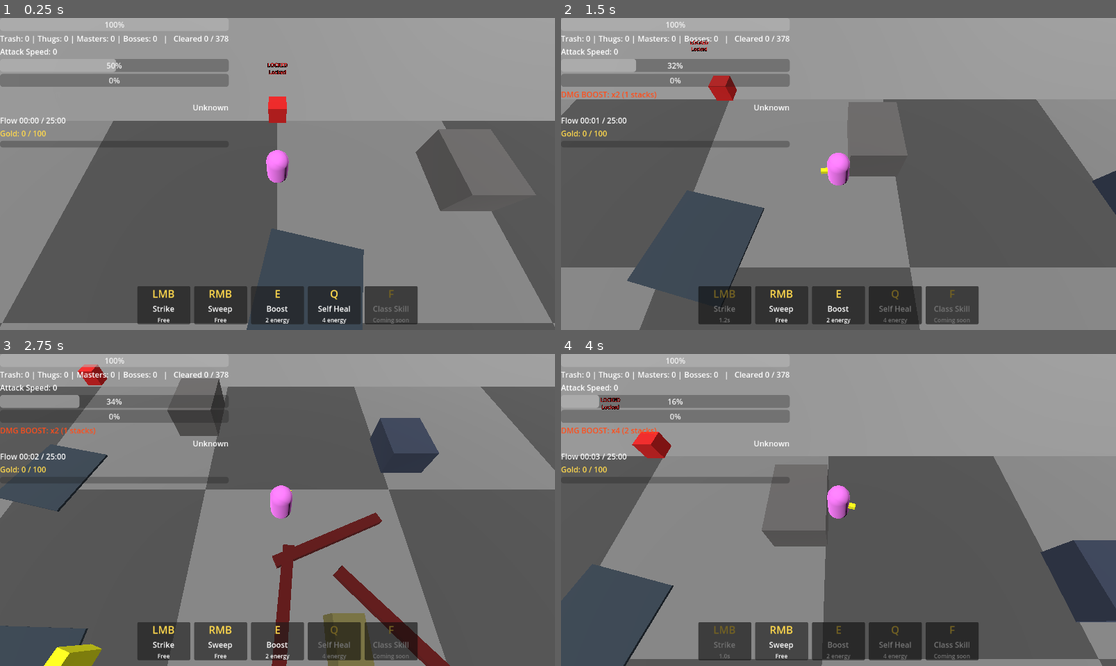
Above: before the commit, frames 1-4 (two rows, left to right).
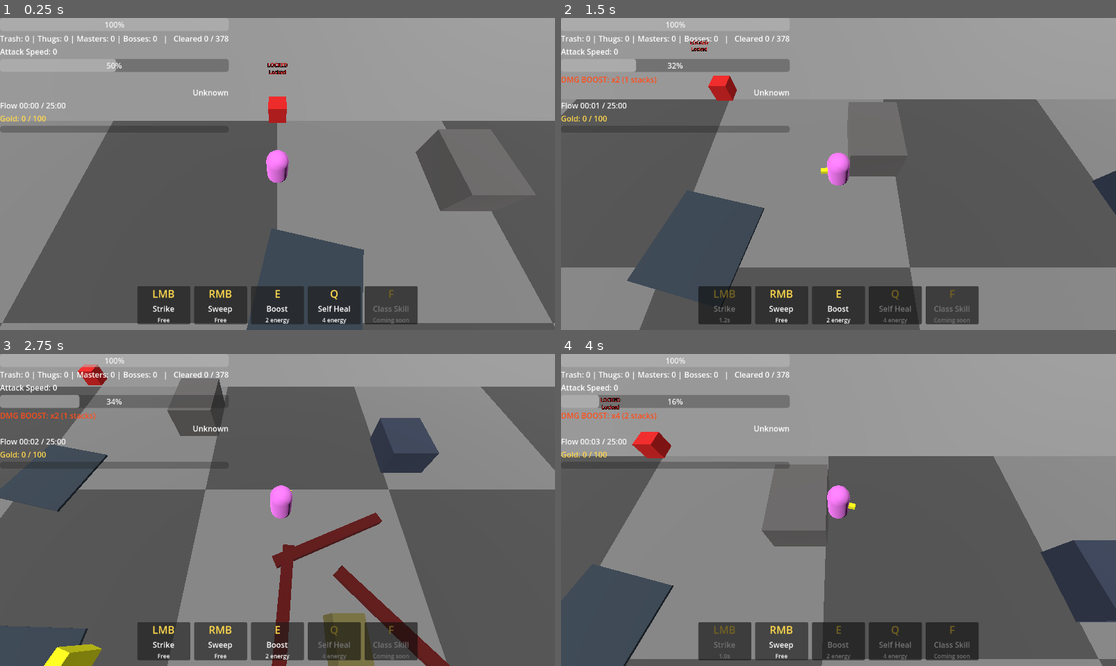
Above: after the commit, the same moments.

Repository: Zietgeist/Exultation
Game: Godot game, scene res://ZoneBase.tscn
Two runs of this game, one before a commit and one after it. Both use one fixed random seed, a clock stepped at 60 frames per second and the inputs below. This scene is started directly instead of the project's main scene.
Inputs (mouse positions are in pixels of both pictures, inside the frame that each line leads up to):
- Up to frame 1 (0.25 s): no input
- Up to frame 2 (1.5 s): tap Enter at 0.5 s; move the mouse to (960, 158) at 0.52 s; hold Right (ui_right) 0.53-1.28 s; tap E at 0.6 s; click (960, 158) at 0.67 s; move the mouse to (727, 189) at 1.27 s; hold Down (ui_down) from 1.28 s (still down); tap Q at 1.35 s; click (727, 189) at 1.42 s
- Up to frame 3 (2.75 s): move the mouse to (333, 441) at 2.02 s; release Down (ui_down) at 2.03 s; hold Right (ui_right) from 2.03 s (still down); tap F at 2.1 s; click (333, 441) at 2.17 s
- Up to frame 4 (4 s): move the mouse to (810, 572) at 2.77 s; release Right (ui_right) at 2.78 s; hold Up (ui_up) 2.78-3.53 s; tap E at 2.85 s; click (810, 572) at 2.92 s; move the mouse to (1005, 556) at 3.52 s; hold Left (ui_left) from 3.53 s (still down); tap Q at 3.6 s; click (1005, 556) at 3.67 s

The runs differ from the first frame. In frame 1, 2.9% of the frame differs, in the area x 0-42%, y 17-42%; in frame 2, 2.9%; in frame 3, 2.4%; in frame 4, 3.4%.

Commit message:
Action energy comes from blue orbs (1/2/4/8 by tier), not from dealing damage; orbs wait on the ground when energy is full; hide old orb slots bar
Co-Authored-By: Claude Opus 5.5 <noreply@anthropic.com>
Claude-Session: https://claude.ai/code/session_013yxoaHLvU2gzuZEUgoi9o3

Diff:
--- a/character_body_3d.gd
+++ b/character_body_3d.gd
@@ -14,8 +14,7 @@
 var dps_boost_stacks = 0
 
 # Energy generation rates
-const DPS_ENERGY_PER_DAMAGE = 0.01
-const TANK_ENERGY_PER_DAMAGE_DEALT = 0.008
+# Action energy comes from blue orbs (see orb.gd). Tank also gains a little from being hit.
 const TANK_ENERGY_PER_DAMAGE_TAKEN = 0.015
 const HEALER_ENERGY_REGEN = 0.5
 const BASE_ENERGY_REGEN = 0.15  # slow trickle for DPS and Tank, so skills work in long boss fights
@@ -206,13 +205,6 @@
 		var damage = st_damage * get_damage_multiplier()
 		closest.take_damage(damage)
 
-		# Generate energy from dealing damage
-		match player_class:
-			Class.DPS:
-				energy = min(energy + damage * DPS_ENERGY_PER_DAMAGE, MAX_ENERGY)
-			Class.TANK:
-				energy = min(energy + damage * TANK_ENERGY_PER_DAMAGE_DEALT, MAX_ENERGY)
-
 func aoe_attack():
 	var enemies = get_tree().get_nodes_in_group("enemy")
 	var in_range = []
@@ -233,13 +225,6 @@
 	for enemy in targets:
 		var damage = aoe_damage * get_damage_multiplier()
 		enemy.take_damage(damage)
-
-		# Generate energy from dealing damage
-		match player_class:
-			Class.DPS:
-				energy = min(energy + damage * DPS_ENERGY_PER_DAMAGE, MAX_ENERGY)
-			Class.TANK:
-				energy = min(energy + damage * TANK_ENERGY_PER_DAMAGE_DEALT, MAX_ENERGY)
 
 var last_attacker = ""	# who hit us last (for the death message)
 
@@ -374,3 +359,11 @@
 		{key = "Q", name = SKILL_Q[player_class].name, cost = SKILL_Q[player_class].cost, cooldown = 0.0, soon = false},
 		{key = "F", name = SKILL_F[player_class].name, cost = SKILL_F[player_class].cost, cooldown = 0.0, soon = SKILL_F[player_class].get("soon", false)},
 	]
+
+
+## Blue orbs call this. Returns false if energy is already full (orb stays on the ground).
+func add_energy(amount: float) -> bool:
+	if energy >= MAX_ENERGY:
+		return false
+	energy = min(energy + amount, MAX_ENERGY)
+	return true
--- a/enemy.gd
+++ b/enemy.gd
@@ -13,6 +13,9 @@
 	Tier.MASTER: {health = 1200, damage = 35, speed = 2.5, aggro = 15.0, color = Color(0.6,  0.0, 0.9)},
 	Tier.BOSS:   {health = 5000, damage = 60, speed = 2.0, aggro = 20.0, color = Color(1.0,  0.8, 0.0)},
 }
+
+# Energy in the blue orb each tier drops
+const ORB_ENERGY = {Tier.TRASH: 1.0, Tier.THUG: 2.0, Tier.MASTER: 4.0, Tier.BOSS: 8.0}
 
 const ATTACK_RANGE = 1.2
 var MAX_HEALTH = 100.0
@@ -84,8 +87,7 @@
 	var orb_scene = preload("res://Orb.tscn")
 	var orb = orb_scene.instantiate()
 	orb.position = global_position
-	if tier == Tier.BOSS:
-		orb.slot_cost = 5
+	orb.value = ORB_ENERGY[tier]	# bigger enemies drop more energy
 	get_parent().add_child(orb)
 
 func drop_gold() -> void:
--- a/hud_control.gd
+++ b/hud_control.gd
@@ -22,6 +22,7 @@
 	kill_label = get_node("VBoxContainer/KillLabel")
 	speed_label = get_node("VBoxContainer/SpeedLabel")
 	orb_bar = get_node("VBoxContainer/OrbBar")
+	orb_bar.visible = false	# old orb slots bar; blue orbs now go straight to energy
 	boost_label = get_node("VBoxContainer/BoostLabel")
 
 	# Gold bag (Pomodoro) bar
@@ -95,8 +96,6 @@
 		if spawner.targets_ready:
 			kill_label.text += "   |   Cleared %d / %d" % [spawner.total_killed, spawner.min_clear]
 
-	orb_bar.max_value = GameState.orb_slots
-	orb_bar.value = GameState.orbs_collected
 	zone_label.text = GameState.current_zone
 
 	# Pomodoro flow timer
--- a/orb.gd
+++ b/orb.gd
@@ -5,7 +5,8 @@
 var speed = 4.0
 var collected = false
 var kind = "blue"	# "blue" or "gold"
-var value = 1		# gold amount for gold orbs
+var value = 1		# gold amount (gold orbs) or energy amount (blue orbs)
+const PICKUP_RANGE = 1.2
 
 func _ready() -> void:
 	player = get_tree().get_first_node_in_group("player")
@@ -19,20 +20,38 @@
 		scale = Vector3.ONE * (0.5 + 0.15 * value)
 		attract_range = 8.0
 		speed = 8.0
+	else:
+		scale = Vector3.ONE * (0.4 + 0.12 * value)
 
 func _process(delta) -> void:
-	if collected or not player:
+	if collected or not is_instance_valid(player):
 		return
+	if not _wanted():
+		return	# blue orbs wait on the ground while your energy is full
 	var dist = global_position.distance_to(player.global_position)
-	if dist <= attract_range:
+	if dist <= PICKUP_RANGE:
+		_collect()
+	elif dist <= attract_range:
 		var direction = (player.global_position - global_position).normalized()
 		global_position += direction * speed * delta
 
+
+## Should this orb come to the player right now?
+func _wanted() -> bool:
+	if kind == "gold":
+		return not GameState.is_bag_full()
+	return player.energy < player.MAX_ENERGY
+
+
 func _on_body_entered(body: Node) -> void:
-	if body.name == "Player" and not collected:
-		collected = true
-		if kind == "gold":
-			GameState.add_gold(value)
-		else:
-			GameState.collect_orb(slot_cost)
-		queue_free()
+	if body.name == "Player" and not collected and _wanted():
+		_collect()
+
+
+func _collect():
+	collected = true
+	if kind == "gold":
+		GameState.add_gold(value)
+	else:
+		player.add_energy(value)
+	queue_free()
